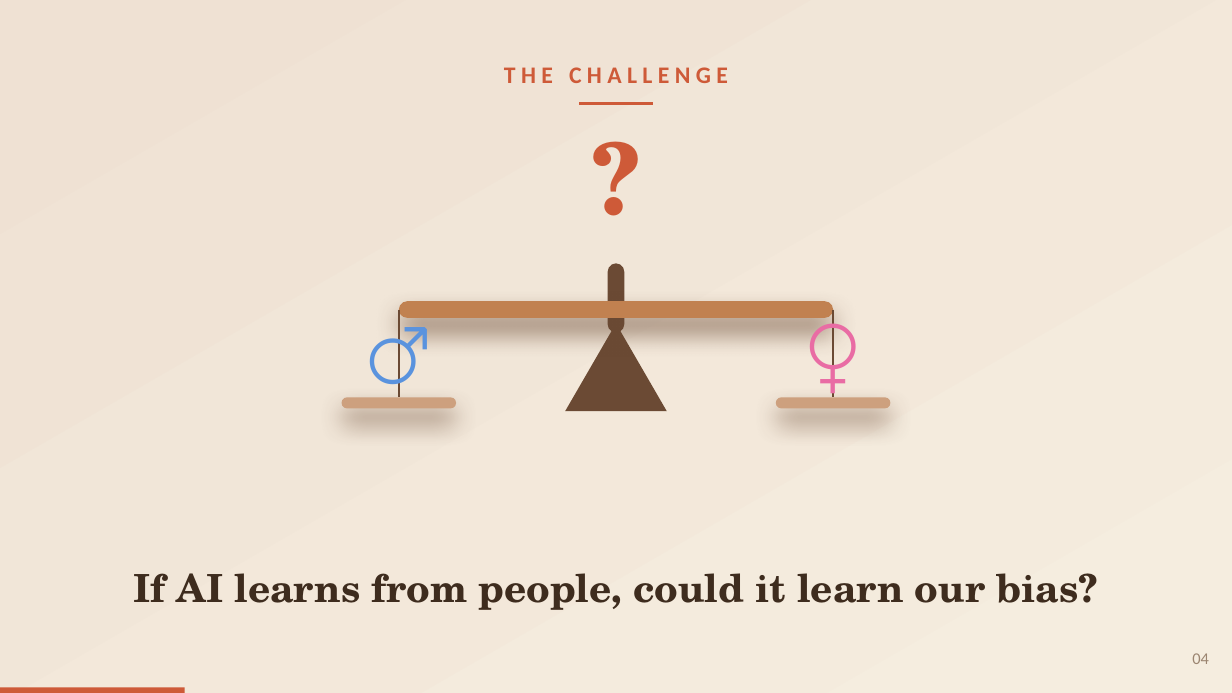
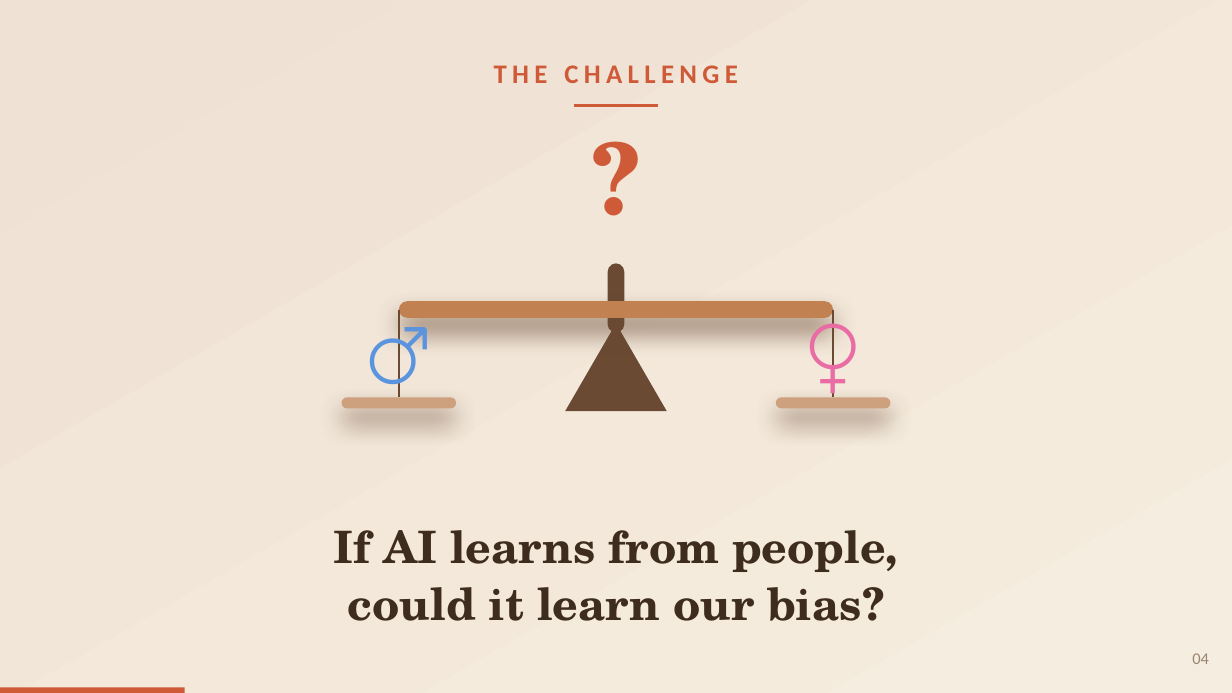
Before and after one commit to pwagle16/visual_communication, a slide deck: slide 4 of presentation/gender_bias_llm_hiring.pptx. Drawn at 1232x693 pixels with LibreOffice and Linux fonts; fonts in the diff are those of the drawing. Boxes give left, top, right and bottom in pixels: in the first picture for what was removed or moved away, otherwise in the second. Text is boxed around its words. In the diff, an @@ line names an element or a change of style, - is before the commit and + after.

```diff
--- a/presentation/gender_bias_llm_hiring.pptx
+++ b/presentation/gender_bias_llm_hiring.pptx
@@ text "THE CHALLENGE" at [494, 65, 738, 83]: size 18.6 to 20.9 pt @@
@@ elbow line moved from (579, 104) - (653, 104) to (575, 105) - (658, 105) @@
@@ elbow line (575, 105) - (658, 105): stroke #CE5A38 2.4 pt to #CE5A38 2.6 pt @@
@@ text at [333, 530, 898, 621]: text changed; size 30.1 to 34.8 pt @@
-If AI learns from people, could it learn our bias?
+If AI learns from people,
+could it learn our bias?
```
Also in this commit, not shown: 9 other slides changed.
